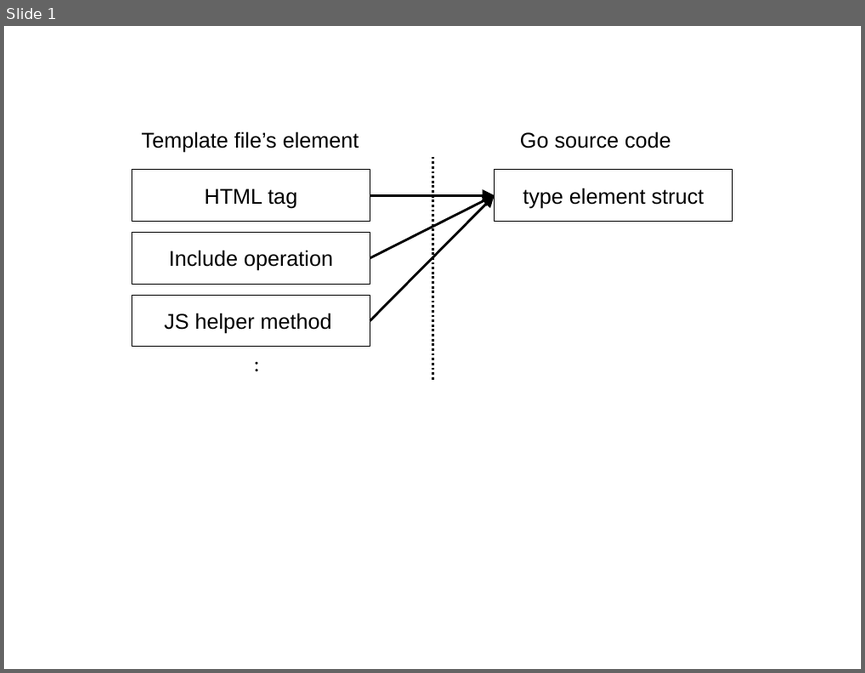
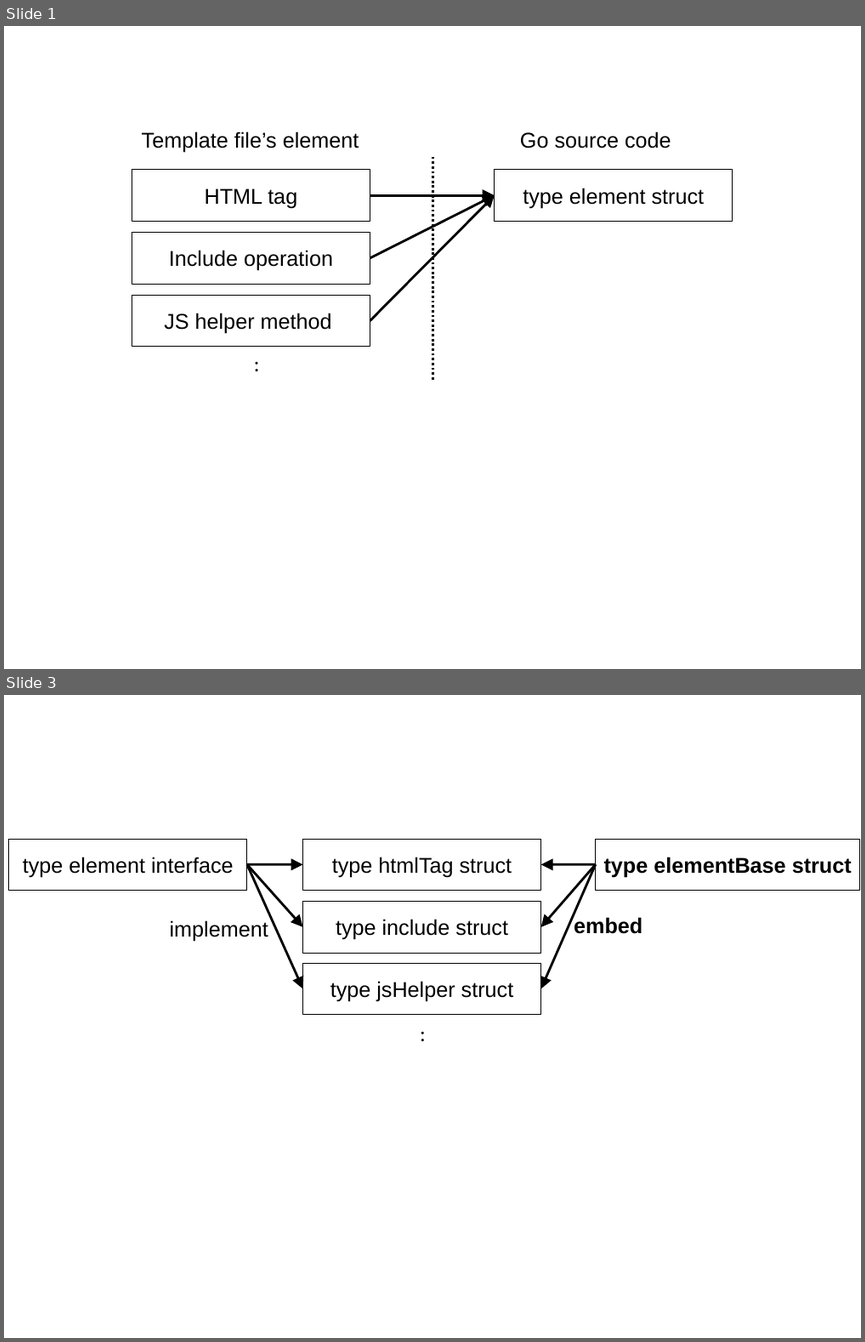
Before and after one commit to yosssi/talks.yoss.si, a slide deck: 2015/0220-good-package/element.pptx. Shown one above the other, each under a label of ours: slide 1 before the commit, slides 1 and 3 after it; the slides between them are not shown. The pictures are 865x673 and 865x1342 pixels, drawn with LibreOffice and Linux fonts; fonts in the diff are those of the drawing. Boxes give left, top, right and bottom in pixels: in the first picture for what was removed or moved away, otherwise in the second. Text is boxed around its words. In the diff, an @@ line names an element or a change of style, - is before the commit and + after.

```diff
--- a/2015/0220-good-package/element.pptx
+++ b/2015/0220-good-package/element.pptx
@@ slide 3 added at box(4, 695, 861, 1338), background #FFFFFF @@
@@ group added at box(9, 839, 860, 1049): 6 arrows, 5 rectangles, 3 texts @@
+type element interface
+type htmlTag struct
+type include struct
+type jsHelper struct
+:
+implement
+type elementBase struct
+embed
```
Also in this commit, not shown: 1 slide changed, 7 other files.
